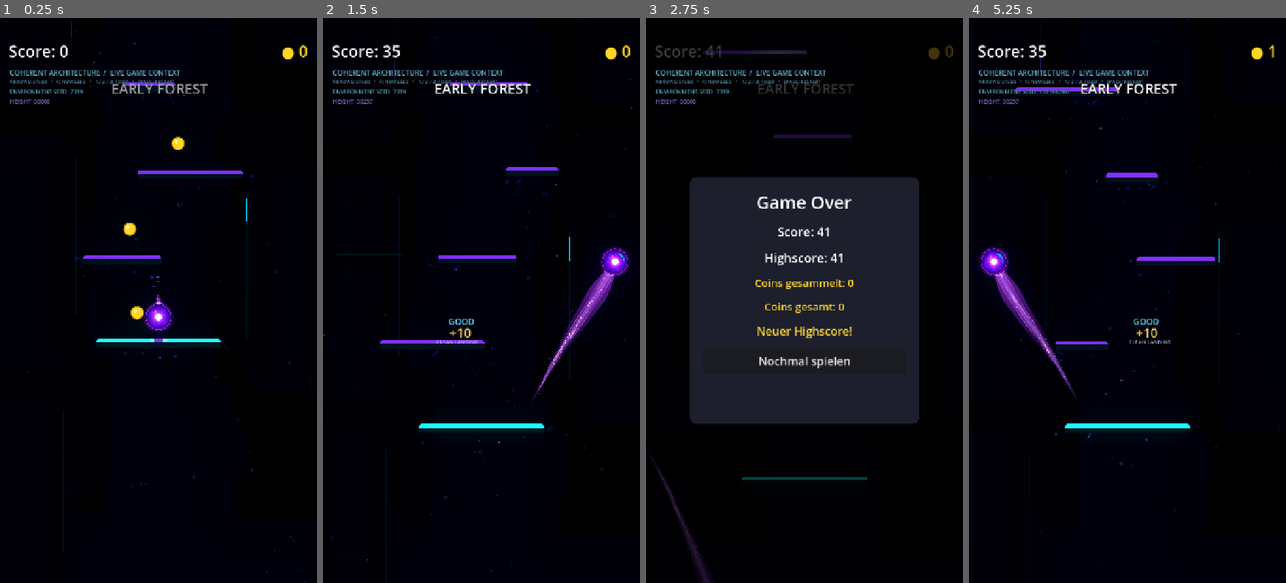
Above: before the commit, frames 1-4 (left to right).
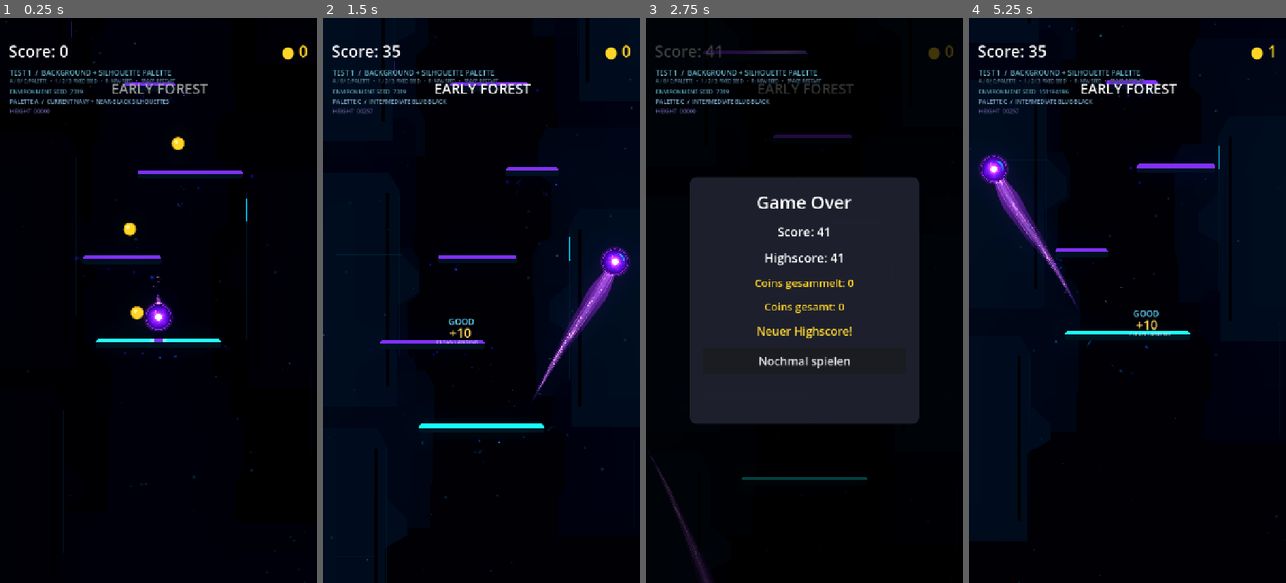
Above: after the commit, the same moments.

Repository: Kryodo/TowerJump
Game: Godot game, scene res://scenes/environment_architecture_test_room.tscn
Same seed, same stepped clock (60 frames per second), same inputs: the game is played once before the commit and once after it. This scene is started directly instead of the project's main scene.
Inputs (mouse positions are in pixels of both pictures, inside the frame that each line leads up to):
- Up to frame 1 (0.25 s): no input
- Up to frame 2 (1.5 s): tap Enter at 0.5 s; move the mouse to (551, 272) at 0.52 s; hold Right (ui_right) 0.53-1.25 s; tap B at 0.6 s; click (551, 272) at 0.67 s; tap Space at 0.77 s; tap C at 0.8 s; drag from (418, 328) to (465, 413) at 1.27 s
- Up to frame 3 (2.75 s): move the mouse to (836, 176) at 2.02 s; hold Right (ui_right) from 2.03 s (still down); tap B at 2.1 s; tap C at 2.3 s
- Up to frame 4 (5.25 s): release Right (ui_right) at 2.75 s; click "Nochmal spielen" at 2.75 s; drag from (1111, 413) to (1124, 119) at 3.52 s; move the mouse to (1222, 385) at 4.27 s; hold Left (ui_left) 4.28-5 s; tap R at 4.35 s; tap Space at 4.52 s; tap C at 4.55 s; drag from (1032, 215) to (1079, 159) at 5.02 s

The runs differ from the first frame. In frame 1, 1.1% of the frame differs, in the area x 3-57%, y 9-17%; in frame 2, 1.2%; in frame 3, 1.0%; in frame 4, 16%, in the area x 0-100%, y 0-100%.

Commit message:
Add A/B/C palette comparison controls to architecture test room

Diff:
--- a/scripts/environment_architecture_test_room.gd
+++ b/scripts/environment_architecture_test_room.gd
@@ -14,7 +14,9 @@
 var _ball: CharacterBody2D
 var _background: Node2D
 var _seed_label: Label
+var _palette_label: Label
 var _height_label: Label
+var _palette_variant: int = 0
 var _start_y: float
 var _seed_rng := RandomNumberGenerator.new()
 
@@ -63,6 +65,12 @@
 		return
 
 	match key_event.keycode:
+		KEY_A:
+			_set_palette_variant(0)
+		KEY_B:
+			_set_palette_variant(1)
+		KEY_C:
+			_set_palette_variant(2)
 		KEY_R:
 			_randomize_seed()
 		KEY_1:
@@ -80,6 +88,7 @@
 	_background.name = "CoherentArchitectureBackground"
 	_background.set_script(BACKGROUND_SCRIPT)
 	_background.set("environment_seed", initial_seed)
+	_background.set("palette_variant", _palette_variant)
 	_background.set("world_width", 720.0)
 	_background.set("section_top_y", -10400.0)
 	_background.set("section_bottom_y", 1600.0)
@@ -91,6 +100,7 @@
 	_background.z_index = -50
 	_game.add_child(_background)
 	_background.call("set_environment_seed", initial_seed)
+	_background.call("set_palette_variant", _palette_variant)
 
 
 func _create_overlay() -> void:
@@ -101,7 +111,7 @@
 
 	var title := Label.new()
 	title.position = Vector2(22.0, 112.0)
-	title.text = "COHERENT ARCHITECTURE  /  LIVE GAME CONTEXT"
+	title.text = "TEST 1  /  BACKGROUND + SILHOUETTE PALETTE"
 	title.add_theme_font_size_override("font_size", 16)
 	title.add_theme_color_override("font_color", Color(0.43, 0.75, 0.85, 0.95))
 	title.add_theme_color_override("font_outline_color", Color(0.0, 0.01, 0.025, 1.0))
@@ -110,8 +120,8 @@
 
 	var instructions := Label.new()
 	instructions.position = Vector2(22.0, 136.0)
-	instructions.text = "ARROWS: STEER   •   R: NEW SEED   •   1 / 2 / 3: FIXED   •   SPACE: RESTART"
-	instructions.add_theme_font_size_override("font_size", 11)
+	instructions.text = "A / B / C: PALETTE   •   1 / 2 / 3: FIXED SEED   •   R: NEW SEED   •   SPACE: RESTART"
+	instructions.add_theme_font_size_override("font_size", 10)
 	instructions.add_theme_color_override("font_color", Color(0.36, 0.54, 0.64, 0.95))
 	instructions.add_theme_color_override("font_outline_color", Color(0.0, 0.01, 0.025, 1.0))
 	instructions.add_theme_constant_override("outline_size", 3)
@@ -126,17 +136,33 @@
 	canvas.add_child(_seed_label)
 
 	_height_label = Label.new()
-	_height_label.position = Vector2(22.0, 180.0)
+	_palette_label = Label.new()
+	_palette_label.position = Vector2(22.0, 180.0)
+	_palette_label.add_theme_font_size_override("font_size", 13)
+	_palette_label.add_theme_color_override("font_color", Color(0.52, 0.70, 0.83, 0.96))
+	_palette_label.add_theme_color_override("font_outline_color", Color(0.0, 0.01, 0.025, 1.0))
+	_palette_label.add_theme_constant_override("outline_size", 3)
+	canvas.add_child(_palette_label)
+
+	_height_label.position = Vector2(22.0, 202.0)
 	_height_label.add_theme_font_size_override("font_size", 13)
 	_height_label.add_theme_color_override("font_color", Color(0.45, 0.43, 0.74, 0.95))
 	_height_label.add_theme_color_override("font_outline_color", Color(0.0, 0.01, 0.025, 1.0))
 	_height_label.add_theme_constant_override("outline_size", 3)
 	canvas.add_child(_height_label)
 	_update_seed_label(initial_seed)
+	_update_palette_label()
 
 
 func _randomize_seed() -> void:
 	_set_seed(_seed_rng.randi_range(1, 2_000_000_000))
+
+
+func _set_palette_variant(value: int) -> void:
+	_palette_variant = clampi(value, 0, 2)
+	if _background != null:
+		_background.call("set_palette_variant", _palette_variant)
+	_update_palette_label()
 
 
 func _set_seed(value: int) -> void:
@@ -158,6 +184,18 @@
 	_spawn_game()
 
 
+func _update_palette_label() -> void:
+	if _palette_label == null:
+		return
+	match _palette_variant:
+		0:
+			_palette_label.text = "PALETTE A  /  CURRENT NAVY + NEAR-BLACK SILHOUETTES"
+		1:
+			_palette_label.text = "PALETTE B  /  NEAR-BLACK VOID + BLUE SILHOUETTES"
+		2:
+			_palette_label.text = "PALETTE C  /  INTERMEDIATE BLUE-BLACK"
+
+
 func _update_seed_label(value: int) -> void:
 	if _seed_label != null:
 		_seed_label.text = "ENVIRONMENT SEED  %d" % value
